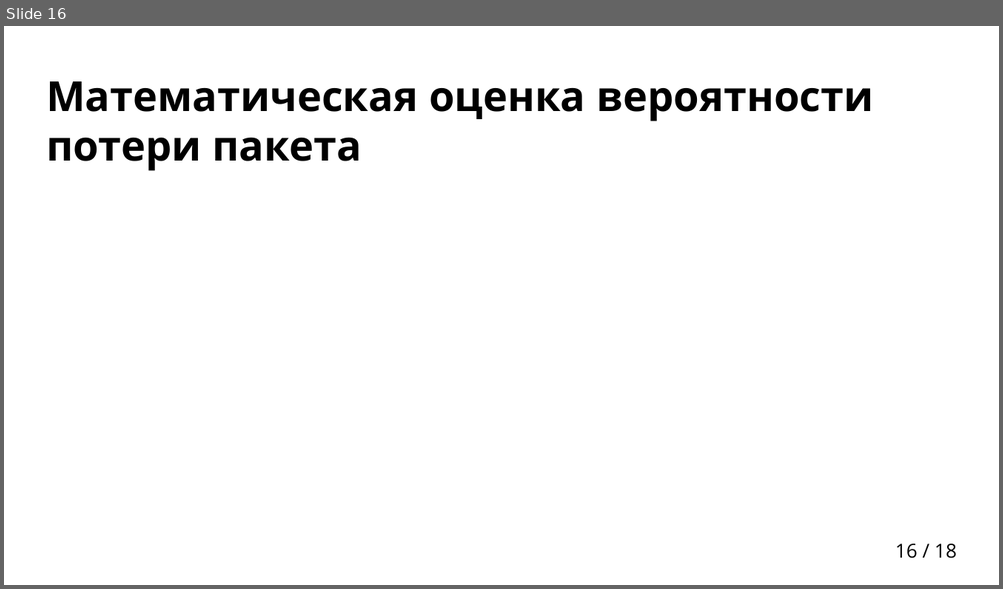
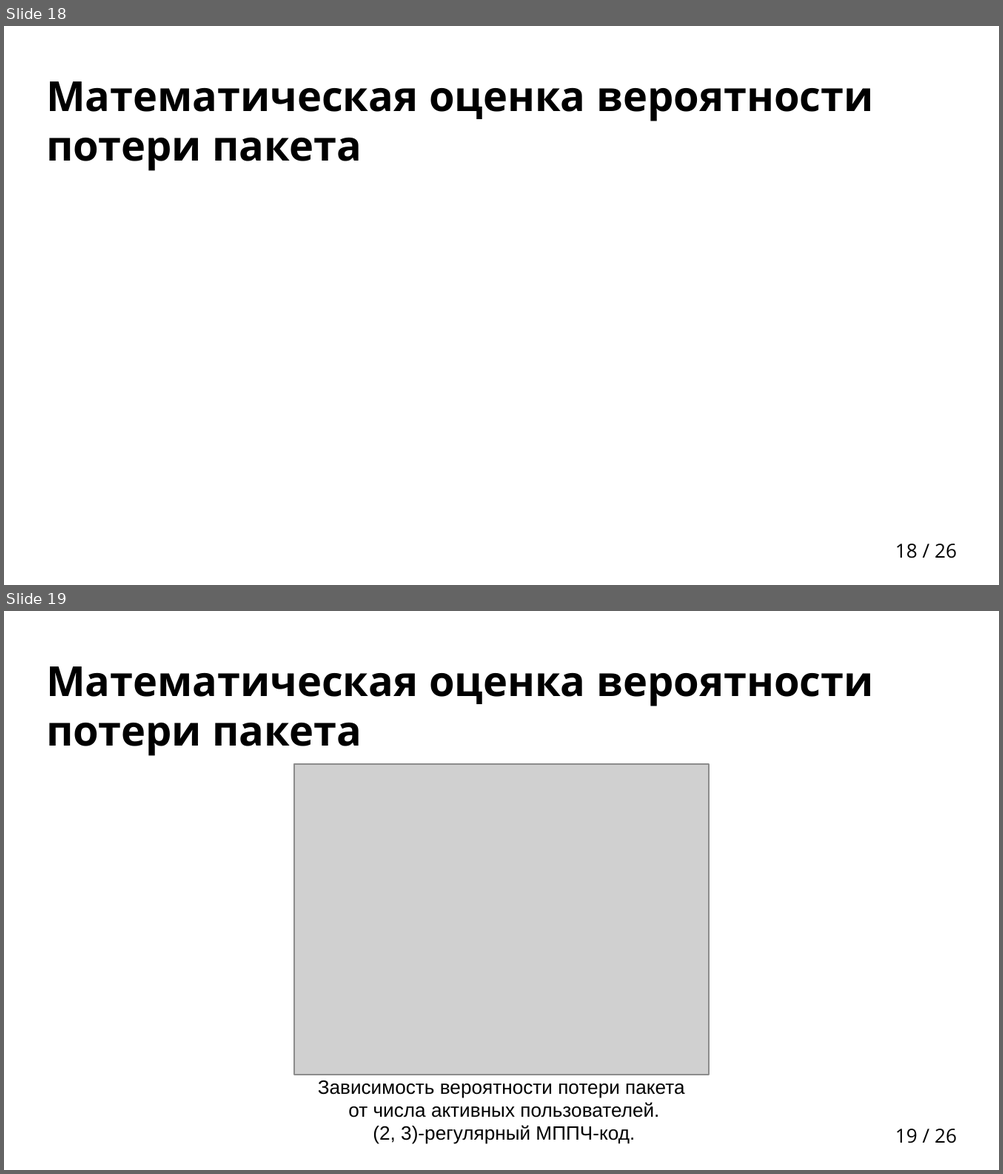
Before and after one commit to egalkin/bachelors_diploma, a slide deck: docs/presentation.pptx. Shown one above the other, each under a label of ours: slide 16 before the commit, slides 18 and 19 after it. The pictures are 1003x589 and 1003x1174 pixels, drawn with LibreOffice and Linux fonts; fonts in the diff are those of the drawing; grey boxes stand for pictures; background and template pictures are left out. Boxes give left, top, right and bottom in pixels: in the first picture for what was removed or moved away, otherwise in the second. Text is boxed around its words. In the diff, an @@ line names an element or a change of style, - is before the commit and + after.

```diff
--- a/docs/presentation.pptx
+++ b/docs/presentation.pptx
@@ slide 19 added at bbox=[4, 611, 999, 1170], background picture (left out); not listed: 1 template element that a slide beside it also shows @@
@@ title added at bbox=[46, 667, 874, 756], 30 pt, text #000000, bold @@
+Математическая оценка вероятности потери пакета
@@ picture added at bbox=[294, 764, 709, 1076] @@
@@ text added at bbox=[318, 1080, 684, 1145], 14 pt, text #000000 @@
+Зависимость вероятности потери пакета
+от числа активных пользователей.
+(2, 3)-регулярный МППЧ-код.
@@ what was slide 16 is now slide 18 @@
@@ page number at bbox=[895, 544, 956, 559]: text changed @@
-16 / 18
+18 / 26
```
Also in this commit, not shown: 7 slides changed, 8 other slides added, 1 slide removed, 1 other file.
